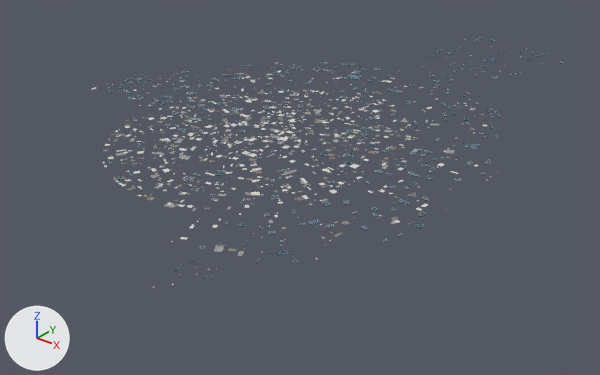
One commit to the glTF model public/models/out/city_3d_model_2.glb: the scene before it, then after it.
The view is the same before and after, from a 50 mm lens placed at (708.0, -794.0, 475.0), pointed at (-3.0, 94.0, -75.0). Lighting does not change. The marker at lower left points along +X, +Y and +Z. The first picture is the older version.
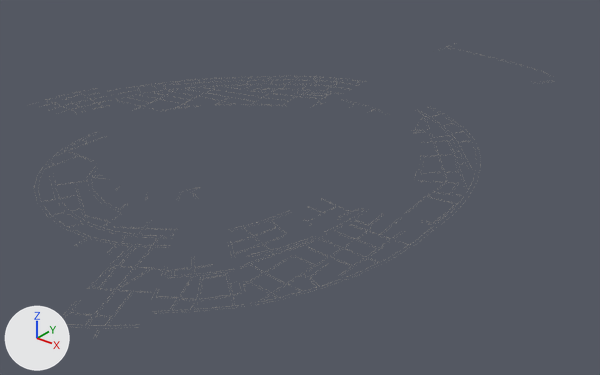
Where the change shows, as pixel boxes [x1, y1, x2, y2] in the pictures (600 x 375 px):
'Object_12', deleted: before [92, 36, 543, 285]
'Object_10', deleted: before [103, 39, 561, 288]
'Object_14', deleted: before [116, 73, 476, 256]

The change, as a list of edits to the scene's bpy script:
```text
Remove ob_object_10:
    ob_object_10 = bpy.data.objects.new('Object_10', me_object_10)
    ob_object_10.location = (0.0, 0.0, 0.0)
Remove ob_object_12:
    ob_object_12 = bpy.data.objects.new('Object_12', me_object_12)
    ob_object_12.location = (0.0, 0.0, 0.0)
Remove ob_object_14:
    ob_object_14 = bpy.data.objects.new('Object_14', me_object_14)
    ob_object_14.location = (0.0, 0.0, 0.0)
```
